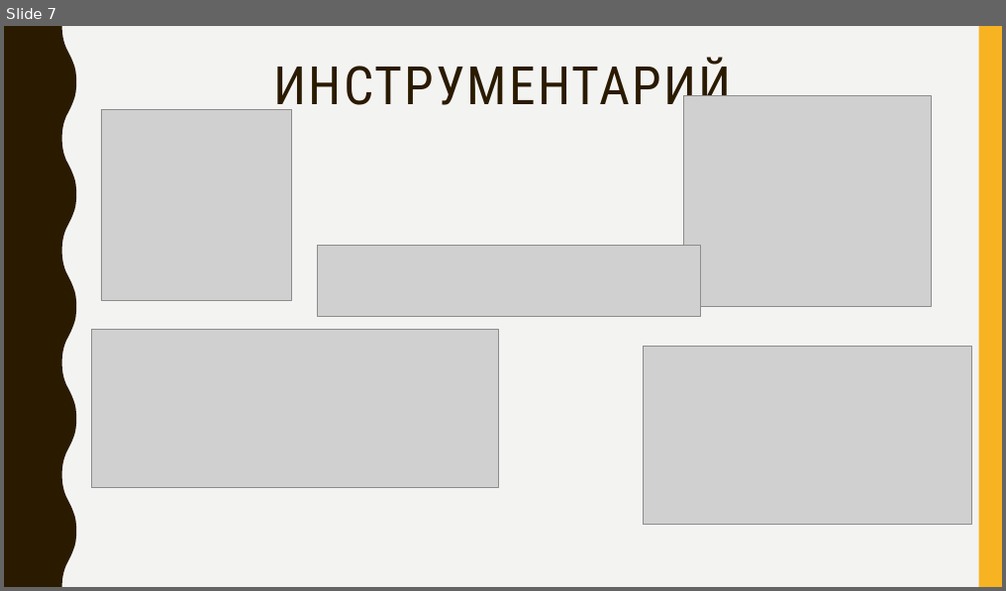
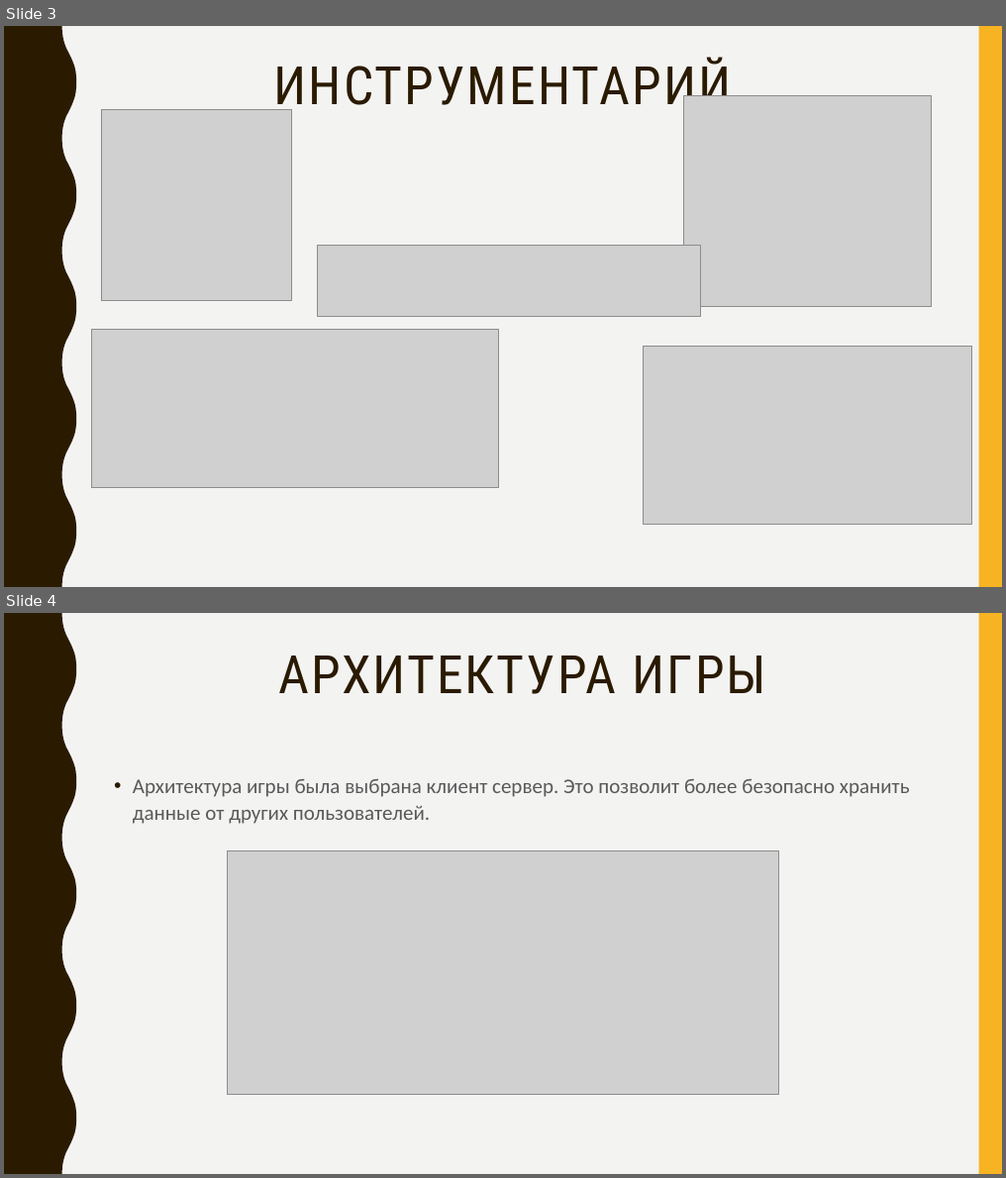
Before and after one commit to GOSUwat/Game, a slide deck: Docs/LevashovKursPrezent2.pptx. Shown one above the other, each under a label of ours: slide 7 before the commit, slides 3 and 4 after it. The pictures are 1006x591 and 1006x1178 pixels, drawn with LibreOffice and Linux fonts; fonts in the diff are those of the drawing; grey boxes stand for pictures. Boxes give left, top, right and bottom in pixels: in the first picture for what was removed or moved away, otherwise in the second. Text is boxed around its words. In the diff, an @@ line names an element or a change of style, - is before the commit and + after.

```diff
--- a/Docs/LevashovKursPrezent2.pptx
+++ b/Docs/LevashovKursPrezent2.pptx
@@ slide 4 added at <box>4,613,1002,1174</box>, background #F3F3F2; not listed: 2 template elements that a slide beside it also shows @@
@@ title added at <box>278,656,767,694</box>, 51 pt, text #2A1A00 @@
+АРХИТЕКТУРА ИГРЫ
@@ text added at <box>133,778,910,824</box>, 20 pt, text #595959 @@
+• Архитектура игры была выбрана клиент сервер. Это позволит более безопасно хранить данные от других пользователей.
@@ picture added at <box>227,851,779,1094</box> @@
@@ what was slide 7 is now slide 3 @@
```
Also in this commit, not shown: 1 slide changed, 4 other slides added.
